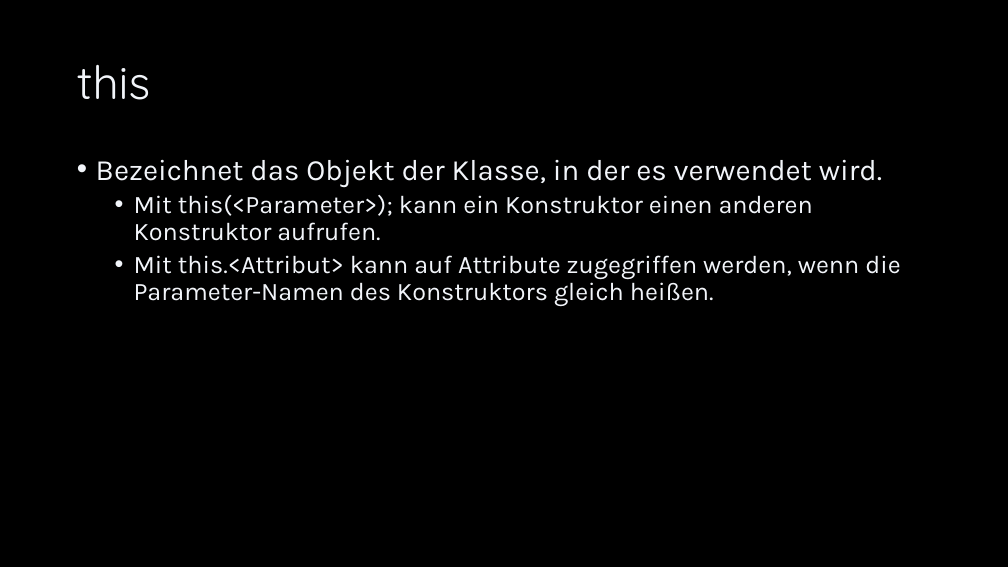
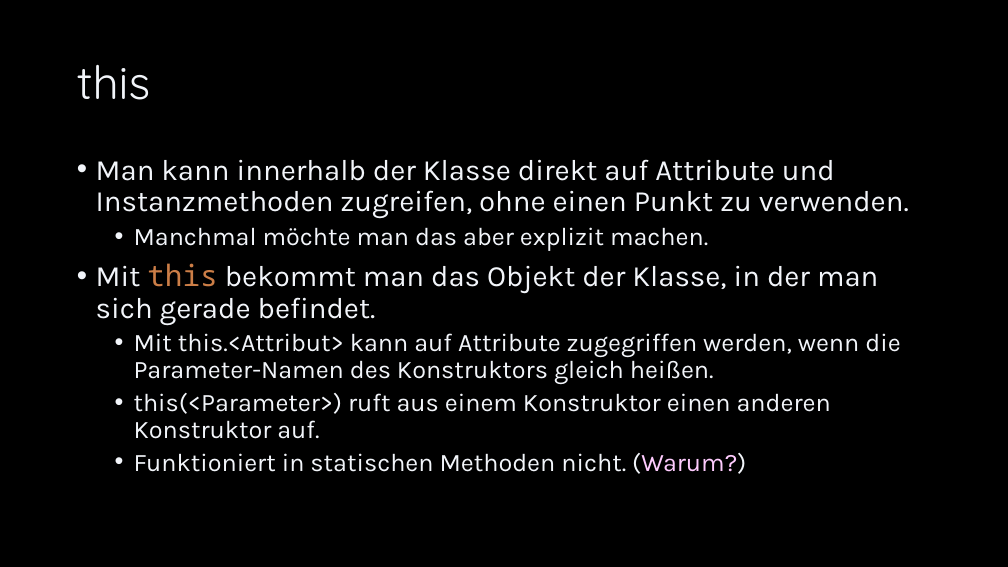
Before and after one commit to Cactusroot/Java, a slide deck: slide 45 of src/Java.pptx (slide 37 before the commit). Drawn at 1008x567 pixels with LibreOffice and Linux fonts; fonts in the diff are those of the drawing. Boxes give left, top, right and bottom in pixels: in the first picture for what was removed or moved away, otherwise in the second. Text is boxed around its words. In the diff, an @@ line names an element or a change of style, - is before the commit and + after.

```diff
--- a/src/Java.pptx
+++ b/src/Java.pptx
@@ text at <box>96,159,909,325</box>: text changed; size 24 to 28 pt @@
-• Bezeichnet das Objekt der Klasse, in der es verwendet wird.
-  • Mit this(<Parameter>); kann ein Konstruktor einen anderen Konstruktor aufrufen.
+• Man kann innerhalb der Klasse direkt auf Attribute und Instanzmethoden zugreifen, ohne einen Punkt zu verwenden.
+  • Manchmal möchte man das aber explizit machen.
+• Mit this bekommt man das Objekt der Klasse, in der man sich gerade befindet.
@@ text at <box>134,393,831,474</box>: paragraphs added @@
+  • this(<Parameter>) ruft aus einem Konstruktor einen anderen Konstruktor auf.
+  • Funktioniert in statischen Methoden nicht. (Warum?)
```
Also in this commit, not shown: 23 other slides changed, 9 slides added, 2 slides removed, 2 other files.
